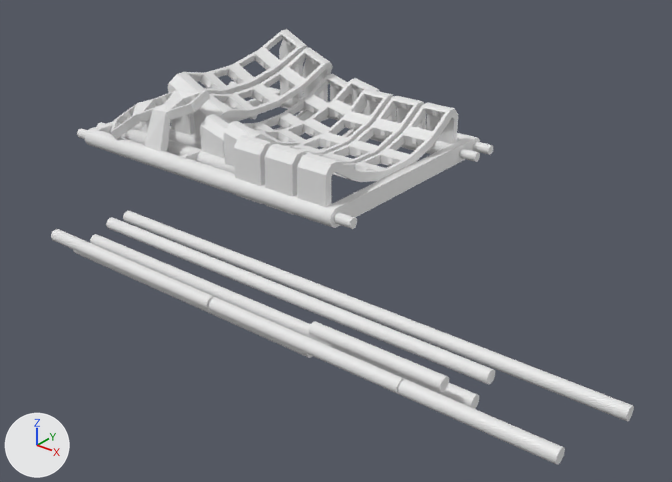
An edit to the Blender file models/blender/cuivienen.blend, drawn before and after from the same camera.
The view is the same before and after, from a 50 mm lens placed at (331.0, -385.0, 188.0), pointed at (77.0, -68.0, -8.0). The axes (+X, +Y, +Z) are drawn at lower left. The lights are the same throughout.

In view in the first picture: 'beam8', 'bolt1.001', 'bolt2.001', 'bolt3.001', 'bolt4.001', 'bolt4_.001', 'bolt5.001', 'bolt6.001', 'bolt6.002', 'boltHole1', 'col1', 'col2', 'col5', 'col6', 'col7', 'thumbs'.
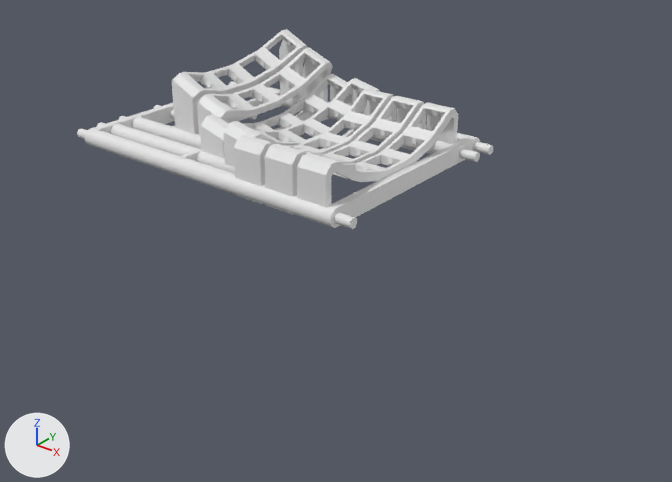
Edits to the bpy script that builds the scene:
```text
Change ob_bolt1_001:
    add ob_bolt1_001.hide_set(True)  # its collection is switched off
Change ob_bolt2_001:
    add ob_bolt2_001.hide_set(True)  # its collection is switched off
Change ob_bolt3_001:
    add ob_bolt3_001.hide_set(True)  # its collection is switched off
Change ob_bolt4_001:
    add ob_bolt4_001.hide_set(True)  # its collection is switched off
Change ob_bolt4__001:
    add ob_bolt4__001.hide_set(True)  # its collection is switched off
Change ob_bolt5_001:
    add ob_bolt5_001.hide_set(True)  # its collection is switched off
Change ob_bolt6_001:
    add ob_bolt6_001.hide_set(True)  # its collection is switched off
Change ob_bolt6_002:
    add ob_bolt6_002.hide_set(True)  # its collection is switched off
Change ob_thumbs:
    add ob_thumbs.hide_set(True)
```

Changed parts and their boxes (x1, y1, x2, y2) in the pictures (672 x 482 px):
'bolt6.002', hidden
    before: (123, 211, 634, 421)
'bolt6.001', hidden
    before: (106, 217, 495, 385)
'bolt1.001', hidden
    before: (90, 234, 479, 409)
'bolt5.001', hidden
    before: (209, 297, 404, 394)
'bolt4_.001', hidden
    before: (398, 379, 565, 465)
'thumbs', hidden
    before: (110, 90, 211, 152)
'bolt4.001', hidden
    before: (309, 321, 449, 392)
'bolt3.001', hidden
    before: (51, 229, 214, 310)
'bolt2.001', hidden
    before: (73, 249, 312, 358)
